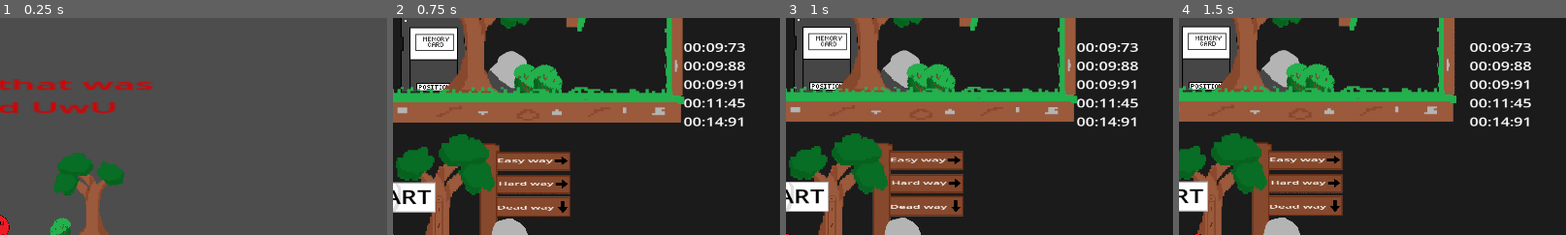
Above: before the commit, frames 1-4 (left to right).
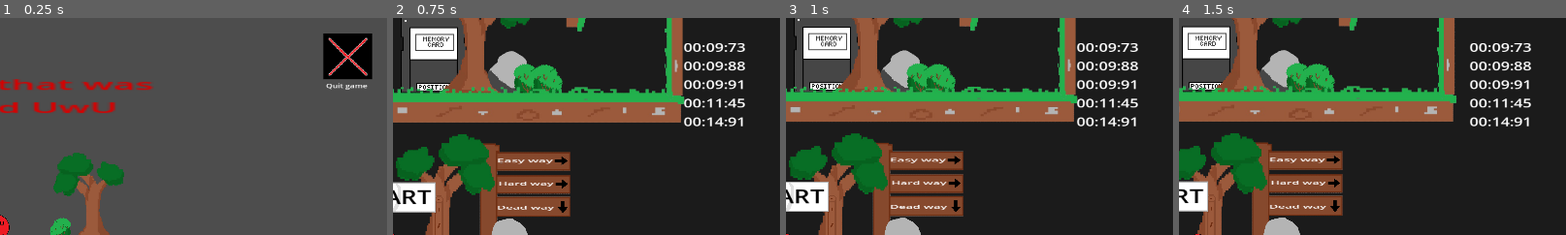
Above: after the commit, the same moments.

Repository: Mahnwe/TheBallThatWasUwU
Game: Godot game, scene res://Scenes/menu.tscn
The game is run twice, just before and just after one commit, with the same random seed, the same clock (stepped at 60 frames per second) and the same inputs.
Inputs (mouse positions are % of the whole screen's width and height, from its top left):
- Up to frame 1 (0.25 s): no input
- Up to frame 2 (0.75 s): click "Level 1" at 0.5 s
- Up to frame 3 (1 s): no input
- Up to frame 4 (1.5 s): tap Enter at 1.25 s; move the mouse to (72, 45) at 1.27 s; hold D (move_right) from 1.28 s (still down); tap X (dash) at 1.35 s; click (72, 45) at 1.42 s
The pictures show only the part of the screen within x 50-100%, y 0-50%; the shares and areas given below are measured in that part.

The runs differ from the first frame. In frame 1, 2.8% of the frame differs, in the area x 83-97%, y 7-34%; in frame 2, nothing differs; in frame 3, nothing differs; in frame 4, nothing differs.

Commit message:
Change project displaying to fullscreen, and a quit button in menu with new imputs for it,

Diff:
--- a/Scenes/menu.tscn
+++ b/Scenes/menu.tscn
@@ -8,6 +8,7 @@
 [ext_resource type="PackedScene" uid="uid://dd6m23uhhgmfy" path="res://Scenes/branches_bush.tscn" id="5_ok2nw"]
 [ext_resource type="PackedScene" uid="uid://be8h04flewf2h" path="res://Scenes/tree.tscn" id="6_ilarj"]
 [ext_resource type="PackedScene" uid="uid://doy0e7jnl2886" path="res://Scenes/wall.tscn" id="8_ar47r"]
+[ext_resource type="Texture2D" uid="uid://uxl3y05r1kun" path="res://Arts/CrossCloseSprite/CrossClose.png" id="9_ch5om"]
 
 [node name="Menu" type="Control"]
 custom_minimum_size = Vector2(1920, 1080)
@@ -65,7 +66,7 @@
 offset_bottom = 727.0
 scale = Vector2(2.60997, 2.06604)
 focus_neighbor_left = NodePath("../Level4Button")
-focus_neighbor_top = NodePath("../Level4Button")
+focus_neighbor_top = NodePath("../QuitButton")
 focus_neighbor_right = NodePath("../Level2Button")
 focus_neighbor_bottom = NodePath("../Level2Button")
 focus_next = NodePath("../Level2Button")
@@ -133,6 +134,27 @@
 rotation = 1.5708
 scale = Vector2(0.44, 1.44)
 
+[node name="QuitButton" type="Button" parent="." groups=["MenuButtons"]]
+layout_mode = 0
+offset_left = 1762.0
+offset_top = 38.0
+offset_right = 2777.0
+offset_bottom = 753.0
+scale = Vector2(0.12, 0.16)
+focus_neighbor_left = NodePath("../Level1Button")
+focus_neighbor_bottom = NodePath("../Level1Button")
+icon = ExtResource("9_ch5om")
+
+[node name="QuitLabel" type="Label" parent="QuitButton"]
+layout_mode = 0
+offset_left = 58.3343
+offset_top = 743.75
+offset_right = 171.334
+offset_bottom = 771.75
+scale = Vector2(8.49967, 4.83334)
+theme_override_font_sizes/font_size = 20
+text = "Quit game"
+
 [connection signal="gui_input" from="Level1Button" to="." method="_on_level_1_button_gui_input"]
 [connection signal="pressed" from="Level1Button" to="." method="_on_level_1_button_pressed"]
 [connection signal="gui_input" from="Level2Button" to="." method="_on_level_2_button_gui_input"]
@@ -140,3 +162,6 @@
 [connection signal="gui_input" from="Level3Button" to="." method="_on_level_3_button_gui_input"]
 [connection signal="pressed" from="Level3Button" to="." method="_on_level_3_button_pressed"]
 [connection signal="gui_input" from="Level4Button" to="." method="_on_level_4_button_gui_input"]
+[connection signal="focus_entered" from="QuitButton" to="." method="_on_quit_button_focus_entered"]
+[connection signal="focus_exited" from="QuitButton" to="." method="_on_quit_button_focus_exited"]
+[connection signal="pressed" from="QuitButton" to="." method="_on_quit_button_pressed"]
--- a/Scripts/menu.gd
+++ b/Scripts/menu.gd
@@ -30,6 +30,8 @@
 		else:
 			is_controller_focused = false
 	wait_for_focus()
+	if Input.is_action_just_pressed("quit_game"):
+		get_tree().quit()
 
 func wait_for_focus():
 	for member in get_tree().get_nodes_in_group("MenuButtons"):
@@ -92,3 +94,15 @@
 		elif event.is_action_pressed("ui_down") or event.is_action_pressed("ui_right"):
 			accept_event() # prevent the normal focus-stuff from happening
 			$Level1Button.grab_focus()
+
+
+func _on_quit_button_pressed():
+	get_tree().quit()
+
+
+func _on_quit_button_focus_entered():
+	$QuitButton/QuitLabel.add_theme_color_override("font_color", Color("#FF0000"))
+
+
+func _on_quit_button_focus_exited():
+	$QuitButton/QuitLabel.add_theme_color_override("font_color", Color("#FFFFFF"))
--- a/project.godot
+++ b/project.godot
@@ -13,13 +13,13 @@
 config/name="TheBallThatWasUwU"
 run/main_scene="res://Scenes/menu.tscn"
 config/features=PackedStringArray("4.2", "Forward Plus")
-config/icon="res://icon.svg"
+config/icon="res://icon.png"
 
 [display]
 
 window/size/viewport_width=1920
 window/size/viewport_height=1080
-window/size/mode=2
+window/size/mode=3
 window/stretch/aspect="expand"
 window/stretch/scale_mode="integer"
 
@@ -162,3 +162,8 @@
 , Object(InputEventKey,"resource_local_to_scene":false,"resource_name":"","device":-1,"window_id":0,"alt_pressed":false,"shift_pressed":false,"ctrl_pressed":false,"meta_pressed":false,"pressed":false,"keycode":0,"physical_keycode":4194326,"key_label":0,"unicode":0,"echo":false,"script":null)
 ]
 }
+quit_game={
+"deadzone": 0.5,
+"events": [Object(InputEventKey,"resource_local_to_scene":false,"resource_name":"","device":-1,"window_id":0,"alt_pressed":false,"shift_pressed":false,"ctrl_pressed":false,"meta_pressed":false,"pressed":false,"keycode":0,"physical_keycode":4194305,"key_label":0,"unicode":0,"echo":false,"script":null)
+]
+}
Not shown: 1 places in Scenes/menu.tscn that only renumber resources
